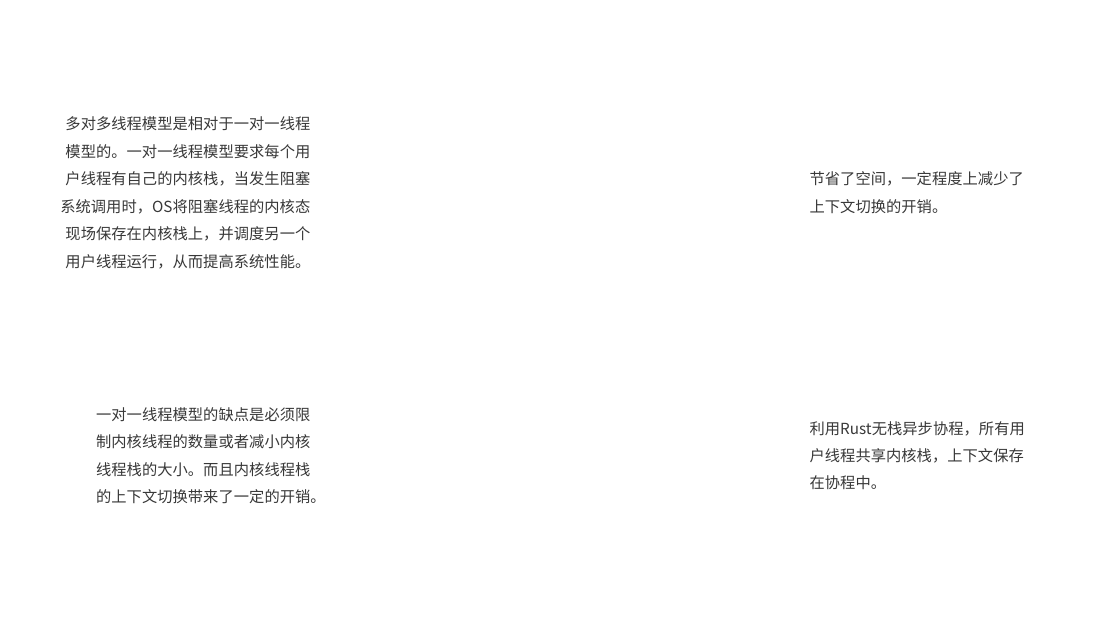
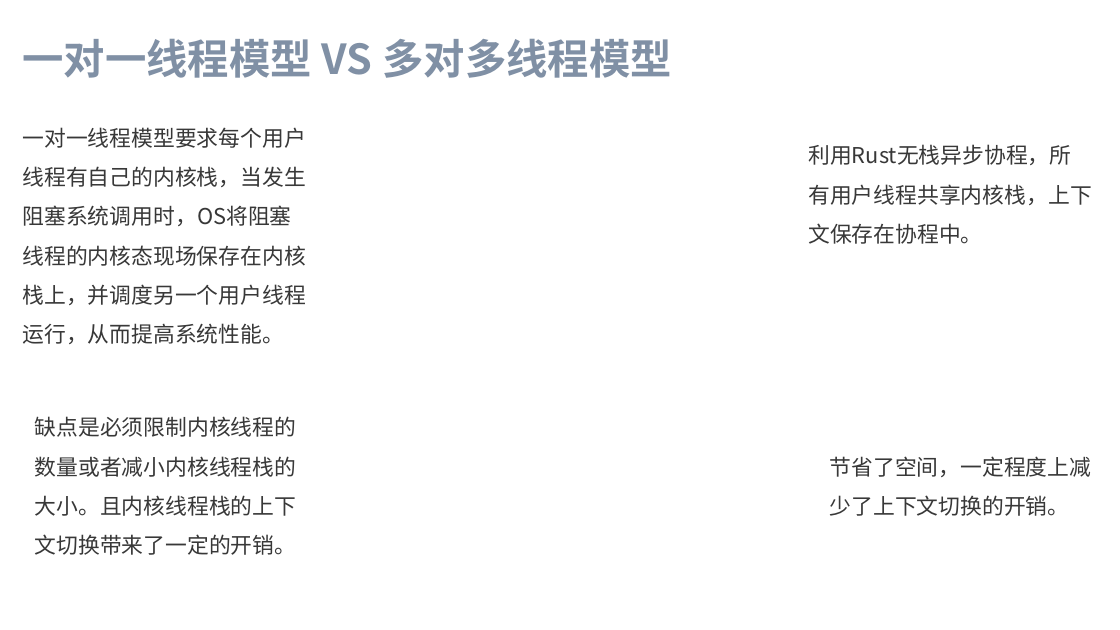
Before and after one commit to flying-rind/mini-Rust-os, a slide deck: slide 8 of tutorial/Mini-Rust-OS.pptx (slide 7 before the commit). Drawn at 1120x630 pixels with LibreOffice and Linux fonts; fonts in the diff are those of the drawing; background and template pictures are left out. Boxes give left, top, right and bottom in pixels: in the first picture for what was removed or moved away, otherwise in the second. Text is boxed around its words. In the diff, an @@ line names an element or a change of style, - is before the commit and + after.

Commit message:
Add some gif, better ppt.

```diff
--- a/tutorial/Mini-Rust-OS.pptx
+++ b/tutorial/Mini-Rust-OS.pptx
@@ text added at (22, 39, 672, 78), 26.6 pt, text #8090A5, bold @@
+一对一线程模型 VS 多对多线程模型
@@ text "利用Rust无栈异步协程，所有用户线程共享内核栈，上下文保存在协程中。" at (808, 144, 1092, 244): size 9.8 to 14 pt @@
@@ text "利用Rust无栈异步协程，所有用户线程共享内核栈，上下文保存在协程中。": place and size @@
-text "利用Rust无栈异步协程，所有用户线程共享内核栈，上下文保存在协程中。" at (810, 421, 1025, 489)
+text "利用Rust无栈异步协程，所有用户线程共享内核栈，上下文保存在协程中。" at (808, 144, 1092, 244)
@@ text at (22, 127, 306, 344): text changed; size 9.8 to 14 pt @@
-多对多线程模型是相对于一对一线程模型的。一对一线程模型要求每个用户线程有自己的内核栈，当发生阻塞系统调用时，OS将阻塞线程的内核态现场保存在内核栈上，并调度另一个用户线程运行，从而提高系统性能。
+一对一线程模型要求每个用户线程有自己的内核栈，当发生阻塞系统调用时，OS将阻塞线程的内核态现场保存在内核栈上，并调度另一个用户线程运行，从而提高系统性能。
@@ text "节省了空间，一定程度上减少了上下文切换的开销。": place and size @@
-text "节省了空间，一定程度上减少了上下文切换的开销。" at (810, 171, 1024, 213)
+text "节省了空间，一定程度上减少了上下文切换的开销。" at (830, 456, 1092, 516)
@@ text "节省了空间，一定程度上减少了上下文切换的开销。" at (830, 456, 1092, 516): size 9.8 to 14 pt @@
@@ text at (35, 416, 297, 555): text changed; size 9.8 to 14 pt @@
-一对一线程模型的缺点是必须限制内核线程的数量或者减小内核线程栈的大小。而且内核线程栈的上下文切换带来了一定的开销。
+缺点是必须限制内核线程的数量或者减小内核线程栈的大小。且内核线程栈的上下文切换带来了一定的开销。
```
Also in this commit, not shown: 9 other slides changed, 1 slide added, 55 other files.
